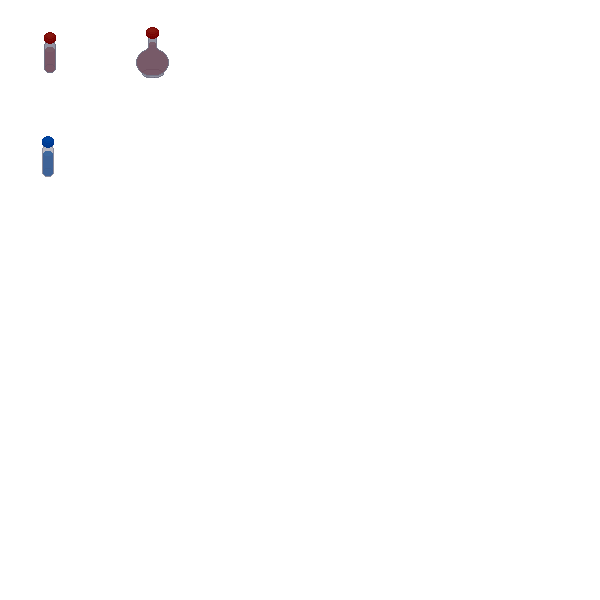
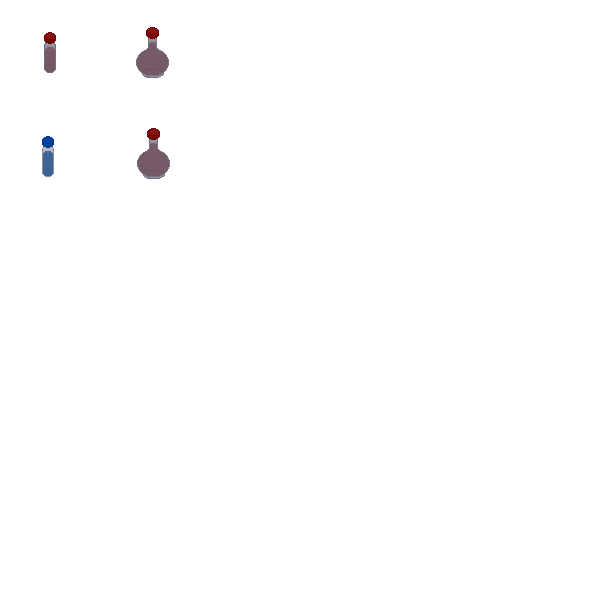
The second 600×600 image is a revision of the first. Changes to its layers:
painted on "glass" over (x1=137, y1=139, x2=170, y2=179)
painted on "toppers" over (x1=147, y1=128, x2=160, y2=140)
painted on "potion" over (x1=138, y1=143, x2=169, y2=176)
